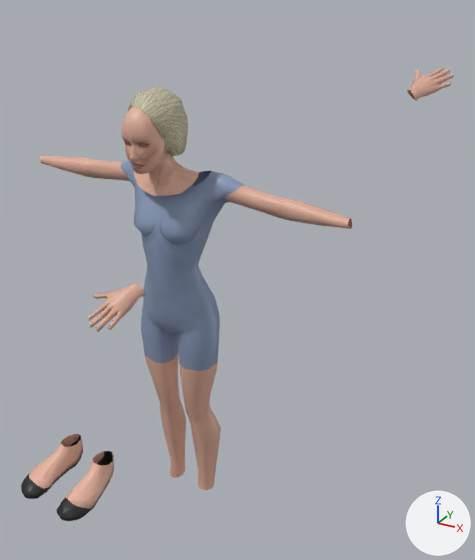
The COLLADA model modules/world/avatarbase/art/assets/models/collada/Avatars/Female/Female_Anim_Sitting.dae as it was, and as the next commit left it.
Both versions are drawn from a camera (50 mm lens) standing at (0.0126, -0.0138, 0.0166) and looking at (0.0012, 0.007, 0.0062). Lighting does not change. The marker at lower right points along +X, +Y and +Z. Where no turn or scale is listed for an object, it has been applied to the vertices.

In view in the first picture: 'Hands', 'HeadGeo', 'LegsNude', 'M_pt_left', 'Shoes', 'TorsoNude'.
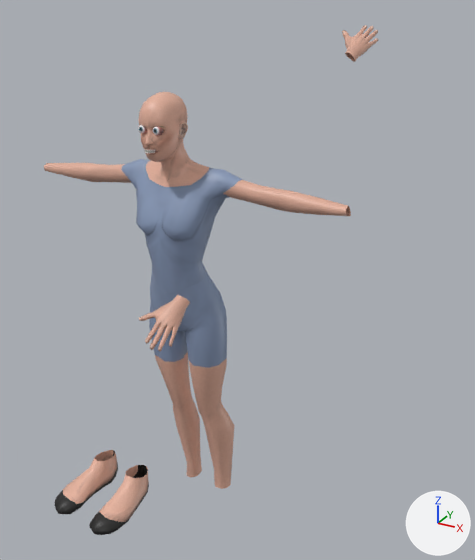
Where the newer file only moved an object's origin or applied its transform, the numbers keep the older frame.

Boxes [x1, y1, x2, y2] around the edits, measured in the pictures (475 x 560 px):
'LegsNude', moved, turned: before [141, 274, 221, 490]; after [149, 274, 234, 489]
'TorsoNude', moved, turned: before [40, 156, 352, 295]; after [44, 159, 351, 293]
'Shoes', moved, turned: before [21, 434, 114, 521]; after [54, 450, 149, 535]
'HeadGeo', moved, turned: before [121, 107, 199, 196]; after [138, 92, 209, 187]
'Hands', reshaped (35% narrower, 23% taller): before [88, 67, 454, 332]; after [139, 25, 378, 352]
'M_pt_left', deleted: before [128, 87, 188, 157]

Edits to the bpy script that builds the scene:
```text
Change me_handsshape:
    where me_handsshape.from_pydata(...)  # 500 vertices, 980 faces; spans x -0.00007..0.00841, y -0.01518..-0.00257, z 0.00719..0.01457
    used by ob_hands; location = (-0.00109, 0.0156, -0.00066)
    me_handsshape part 1: the whole mesh is multiplied about its middle by the matrix ((0.934, -0.354, -0.052), (0.343, 0.927, -0.152), (0.103, 0.124, 0.987)), then moved by (-0.001, 0.00123, 0.00024)
Remove ob_m_pt_left:
    ob_m_pt_left = bpy.data.objects.new('M_pt_left', me_m_pt_leftshape)
    ob_m_pt_left.location = (-0.0001, 0.00483, -0.00442)
Change ob_legsnude:
    ob_legsnude.location: (-0.0005, 0.00502, -0.00446) -> (0.00015, 0.00548, -0.00451)
    ob_legsnude.rotation_euler: (0.0548, 0.049, 0.00975) -> (0.0648, -0.00754, 0.00297)  # degrees (3.1, 2.8, 0.6) -> degrees (3.7, -0.4, 0.2)
Change ob_torsonude:
    ob_torsonude.location: (-0.0005, 0.00502, -0.00446) -> (0.00015, 0.00548, -0.00451)
    ob_torsonude.rotation_euler: (0.0548, 0.049, 0.00975) -> (0.0648, -0.00754, 0.00297)  # degrees (3.1, 2.8, 0.6) -> degrees (3.7, -0.4, 0.2)
Change ob_headgeo:
    ob_headgeo.location: (-0.00011, 0.00702, -0.00421) -> (0.00016, 0.00553, -0.00451)
    ob_headgeo.rotation_euler: (0.222, 0.0156, 0.00805) -> (0.0691, -0.00804, 0.00351)  # degrees (13, 0.9, 0.5) -> degrees (4, -0.5, 0.2)
Change ob_shoes:
    ob_shoes.location: (-0.00185, 0.0, 0.00013) -> (-0.00027, 0.0, 0.00006)
    ob_shoes.rotation_euler: (0.0271, 0.188, 0.0292) -> (-0.0338, 0.0463, -0.0427)  # degrees (1.6, 11, 1.7) -> degrees (-1.9, 2.7, -2.4)
```
